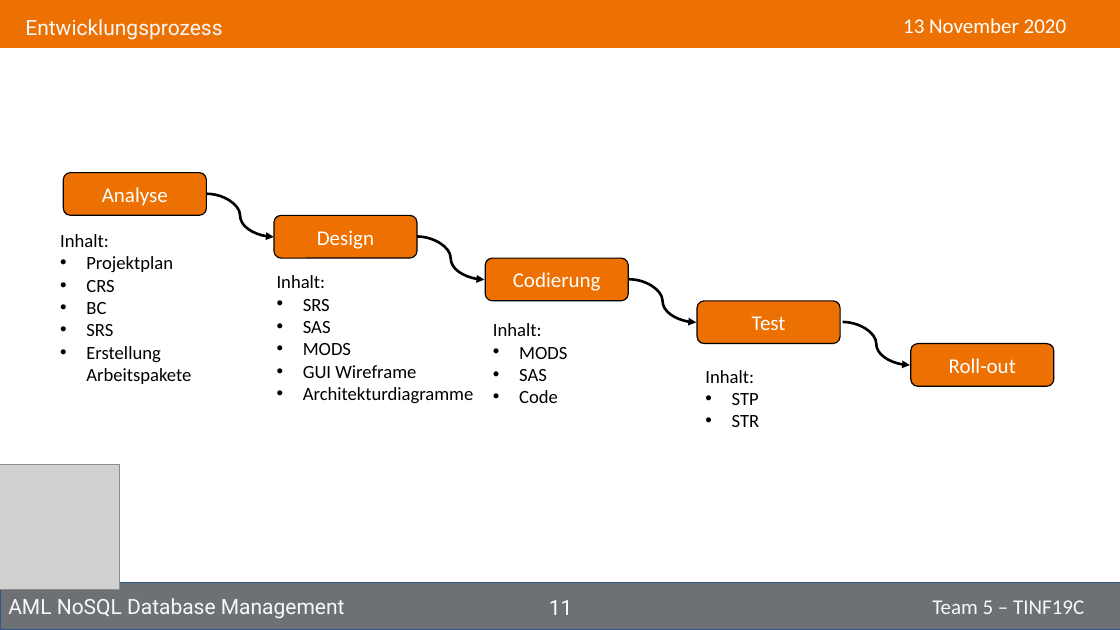
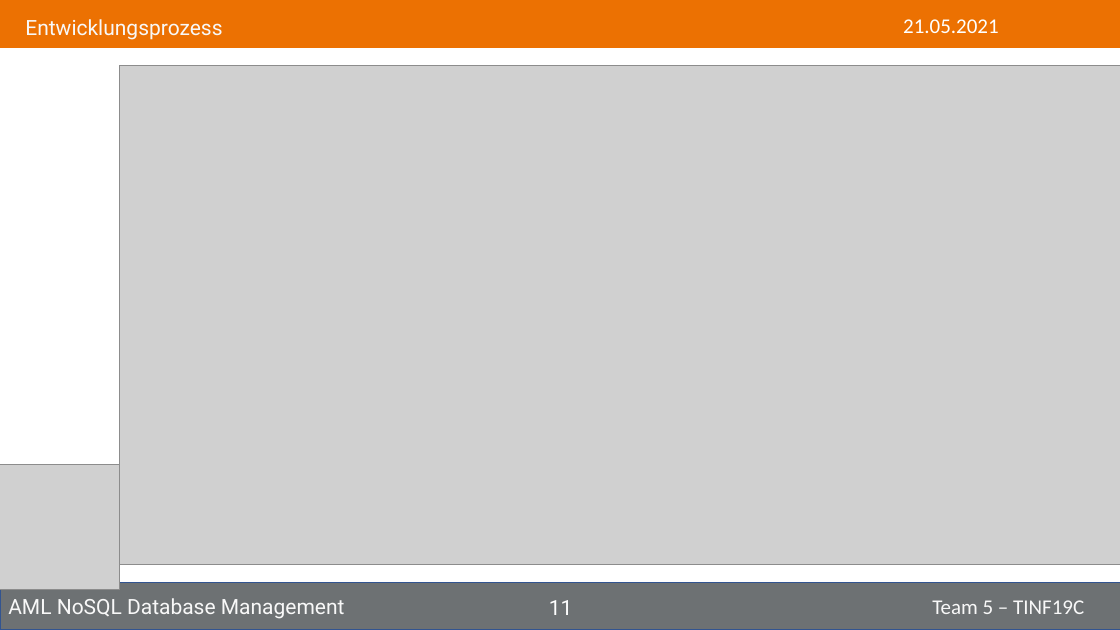
Before and after one commit to NurNils/aml-nosql-database-management, a slide deck: slide 11 of PROJECT/Presentation/Tinf19C_Team5_Presentation.pptx. Drawn at 1120x630 pixels with LibreOffice and Linux fonts; fonts in the diff are those of the drawing; grey boxes stand for pictures. Boxes give left, top, right and bottom in pixels: in the first picture for what was removed or moved away, otherwise in the second. Text is boxed around its words. In the diff, an @@ line names an element or a change of style, - is before the commit and + after.

```diff
--- a/PROJECT/Presentation/Tinf19C_Team5_Presentation.pptx
+++ b/PROJECT/Presentation/Tinf19C_Team5_Presentation.pptx
@@ text at (903,19,999,33): text changed @@
-13 November 2020
+21.05.2021
@@ picture added at (119,66,1120,565) @@
@@ rounded rectangle removed at (63,173,206,216) @@
-Analyse
@@ curved arrow removed from (207, 194) to (274, 237) @@
@@ text removed at (60,234,191,384) @@
-Inhalt:
-• Projektplan
-• CRS
-• BC
-• SRS
-• Erstellung Arbeitspakete
@@ rounded rectangle removed at (274,215,417,258) @@
-Design
@@ curved arrow removed from (418, 237) to (485, 280) @@
@@ rounded rectangle removed at (486,258,628,301) @@
-Codierung
@@ text removed at (277,275,473,404) @@
-Inhalt:
-• SRS
-• SAS
-• MODS
-• GUI Wireframe
-• Architekturdiagramme
@@ curved arrow removed from (629, 279) to (697, 323) @@
@@ text removed at (493,323,567,403) @@
-Inhalt:
-• MODS
-• SAS
-• Code
@@ rounded rectangle removed at (697,301,840,344) @@
-Test
@@ curved arrow removed from (843, 322) to (910, 365) @@
@@ rounded rectangle removed at (911,344,1054,386) @@
-Roll-out
@@ text removed at (705,370,760,427) @@
-Inhalt:
-• STP
-• STR
```
Also in this commit, not shown: 16 other slides changed, 3 slides added, 1 slide removed, 1 other file.
